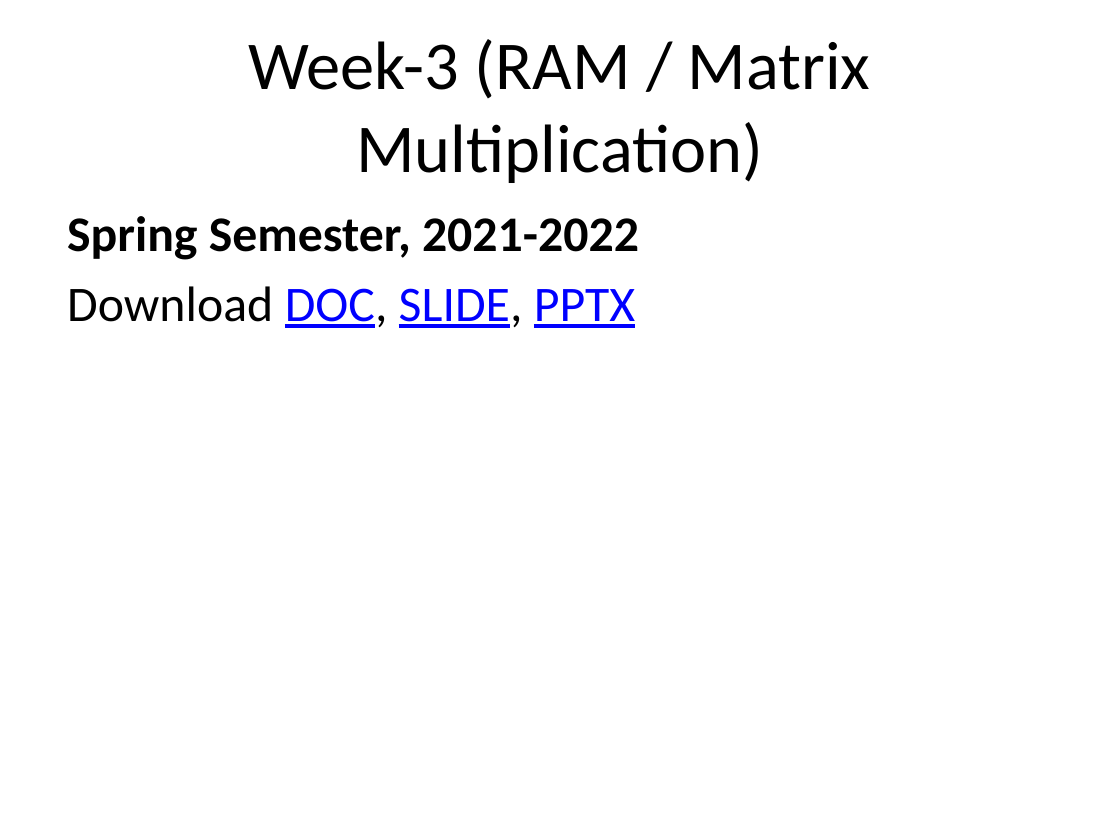
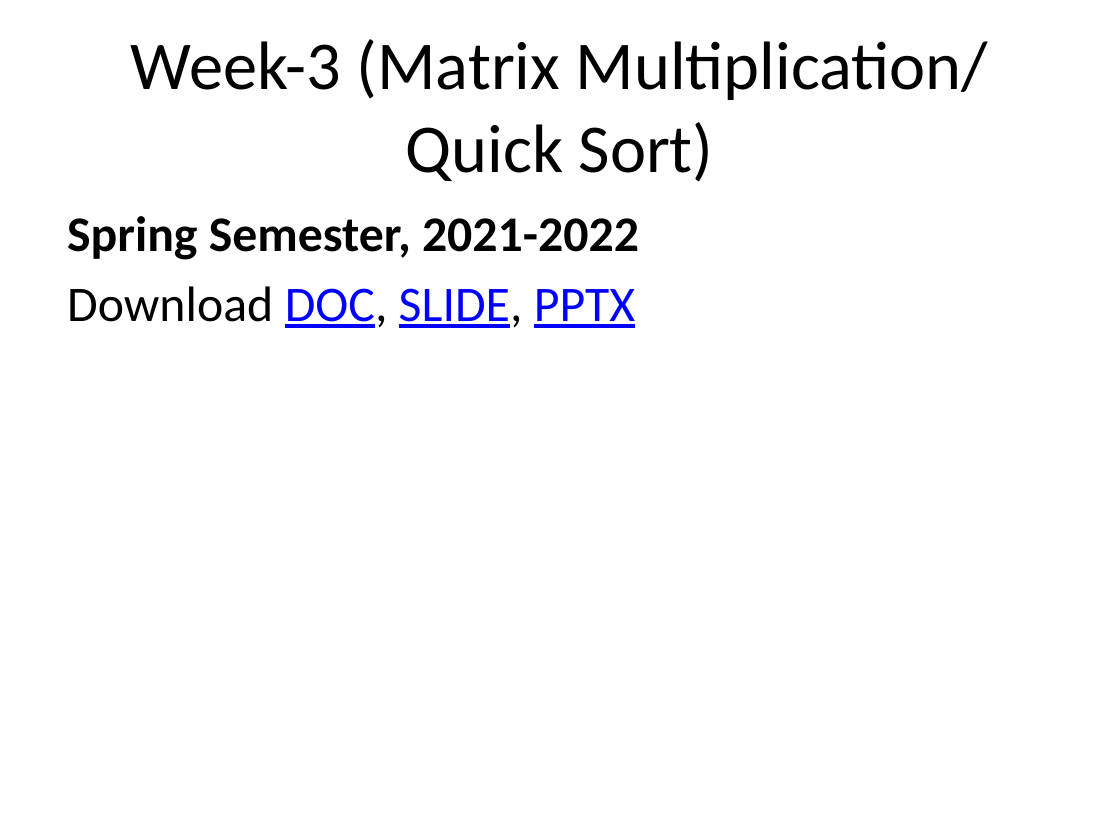
Before and after one commit to ucoruh/ce100-algorithms-and-programming-II, a slide deck: slide 3 of docs/week-3/ce100-week-3-matrix.md_word.pptx. Drawn at 1120x840 pixels with LibreOffice and Linux fonts; fonts in the diff are those of the drawing. Boxes give left, top, right and bottom in pixels: in the first picture for what was removed or moved away, otherwise in the second. Text is boxed around its words. In the diff, an @@ line names an element or a change of style, - is before the commit and + after.

Commit message:
syllabus,week-1,2,3,4 updated

```diff
--- a/docs/week-3/ce100-week-3-matrix.md_word.pptx
+++ b/docs/week-3/ce100-week-3-matrix.md_word.pptx
@@ title at (131,39,989,182): text changed @@
-Week-3 (RAM / Matrix Multiplication)
+Week-3 (Matrix Multiplication/ Quick Sort)
```
Also in this commit, not shown: 2 slides added, 1 slide removed, 37 other files.
